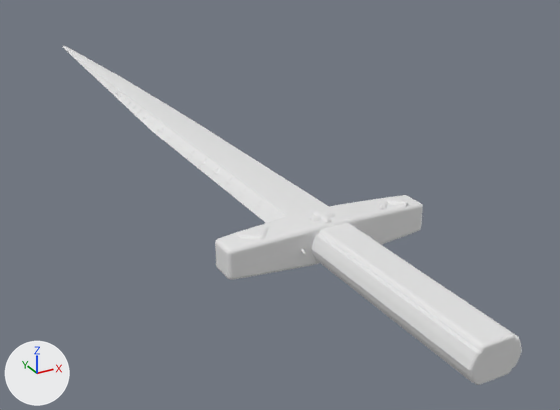
The Blender file Cha_Sword_Normal_A.blend as it was, and as the next commit left it.
Camera for both pictures: a 50 mm camera at (-1.3, 1.22, 1.17) aimed at (0.36, 4.23, -0.33). Arrows for +X, +Y and +Z are at lower left; the lights stay in place. The older version comes first.

Before the edit, the objects in view are built like this:
```python
me_cube = bpy.data.meshes.new('Cube')
me_cube.from_pydata(...)  # 737 vertices, 684 faces; spans x -0.39..0.39, y 2.42..6.77, z -0.07..0.07
me_cube_001 = bpy.data.meshes.new('Cube.001')
me_cube_001.from_pydata(...)  # 26496 vertices, 25116 faces; spans x -0.32..0.33, y 3.72..5.97, z -0.01..0.08
me_cube_001.materials.append(None)
ob_cube = bpy.data.objects.new('Cube', me_cube)
ob_cube.location = (0.0, 0.0, 0.0)
_m = ob_cube.modifiers.new('Bevel', 'BEVEL')
_m.width = 0.14
_m.width_pct = 0.14
_m.segments = 7
ob_cube_001 = bpy.data.objects.new('Cube.001', me_cube_001)
ob_cube_001.location = (0.0, -0.502, 0.0)
_m = ob_cube_001.modifiers.new('Bevel', 'BEVEL')
_m.width = 0.14
_m.width_pct = 0.14
_m.segments = 7
```
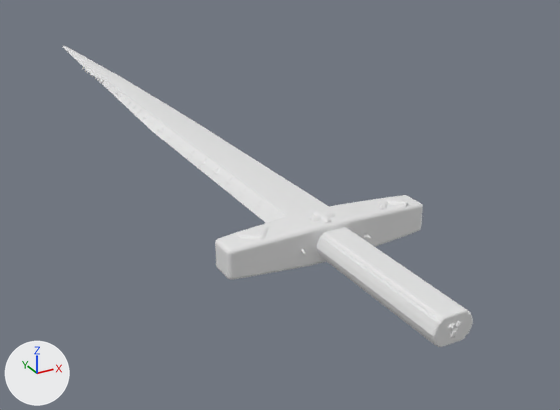
Commit message: save the sword

The change, as a diff of the scene's bpy script:
```diff
--- a/Cha_Sword_Normal_A.blend.py
+++ b/Cha_Sword_Normal_A.blend.py
@@ me_cube @@
 # used by ob_cube; location = (0.0, 0.0, 0.0)
-me_cube.from_pydata(...)  # 737 vertices, 684 faces; spans x -0.39..0.39, y 2.42..6.77, z -0.07..0.07
+me_cube.from_pydata(...)  # 1244 vertices, 1184 faces; spans x -0.39..0.39, y 2.58..6.77, z -0.07..0.07
+# me_cube part 1: a new loose piece of 441 vertices spanning x -0.04..0.04, y 2.58..2.63, z -0.03..0.03
+# me_cube part 2: 350 vertices moved from x -0.09..0.09, y 2.42..3.2, z -0.06..0.06 to x -0.07..0.07, y 2.59..3.21, z -0.05..0.05
+# other edits to the shape of me_cube do not show in these pictures
```

What differs and where, as boxes [x1, y1, x2, y2] in the pictures (560 x 410 px; the box of a moved part takes in the faces that stretch with it):
'Cube', reshaped (11% narrower, 11% shorter): before [63, 46, 522, 385]; after [63, 46, 473, 347]
part 1 of me_cube, added: after [447, 321, 462, 338]
part 2 of me_cube, moved or reshaped: before [311, 223, 522, 385]; after [316, 227, 473, 347]
